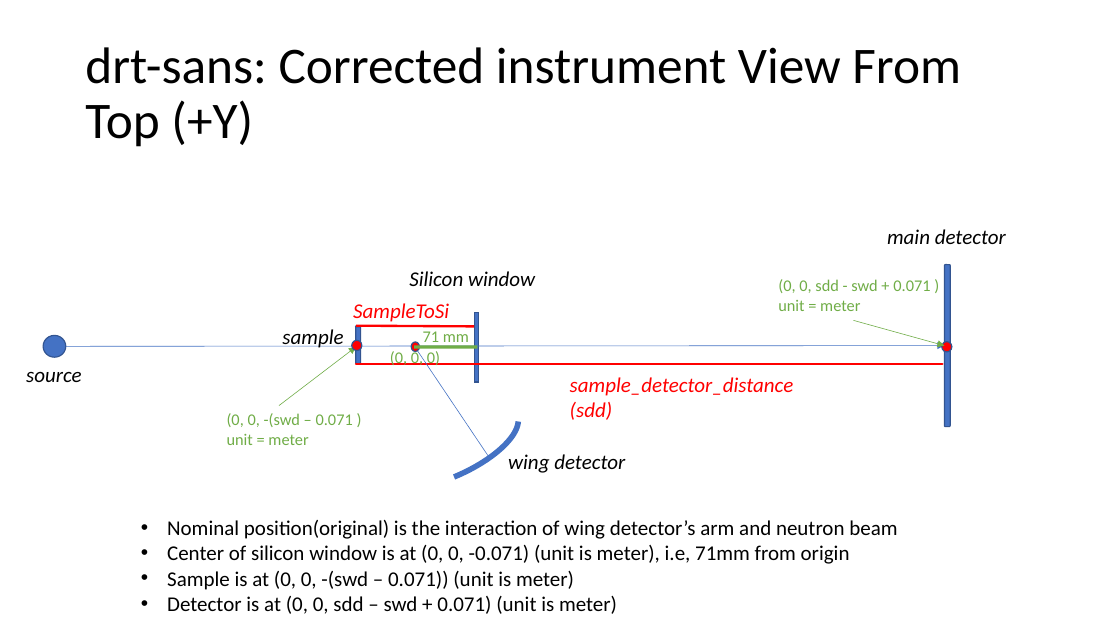
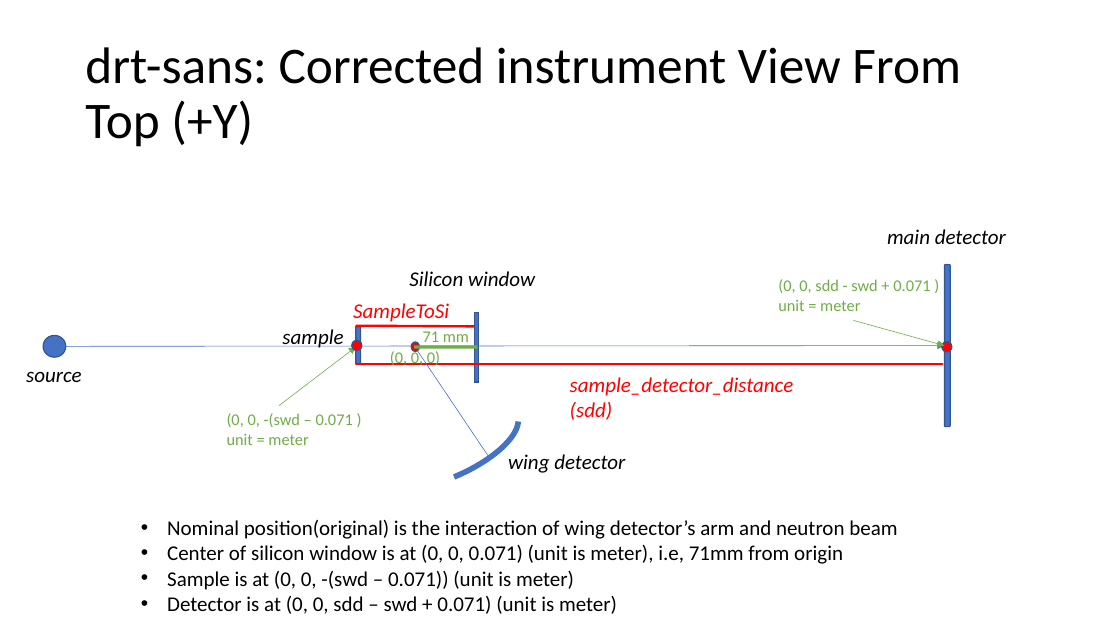
Before and after one commit to neutrons/drtsans, a slide deck: slide 18 of documents/mono_sample_det_pos.pptx. Drawn at 1120x630 pixels with LibreOffice and Linux fonts; fonts in the diff are those of the drawing. Boxes give left, top, right and bottom in pixels: in the first picture for what was removed or moved away, otherwise in the second. Text is boxed around its words. In the diff, an @@ line names an element or a change of style, - is before the commit and + after.

```diff
--- a/documents/mono_sample_det_pos.pptx
+++ b/documents/mono_sample_det_pos.pptx
@@ text at (x1=167, y1=545, x2=843, y2=564): text changed @@
-• Center of silicon window is at (0, 0, -0.071) (unit is meter), i.e, 71mm from origin
+• Center of silicon window is at (0, 0, 0.071) (unit is meter), i.e, 71mm from origin
```
Also in this commit, not shown: 7 other slides changed, 1 other file.
